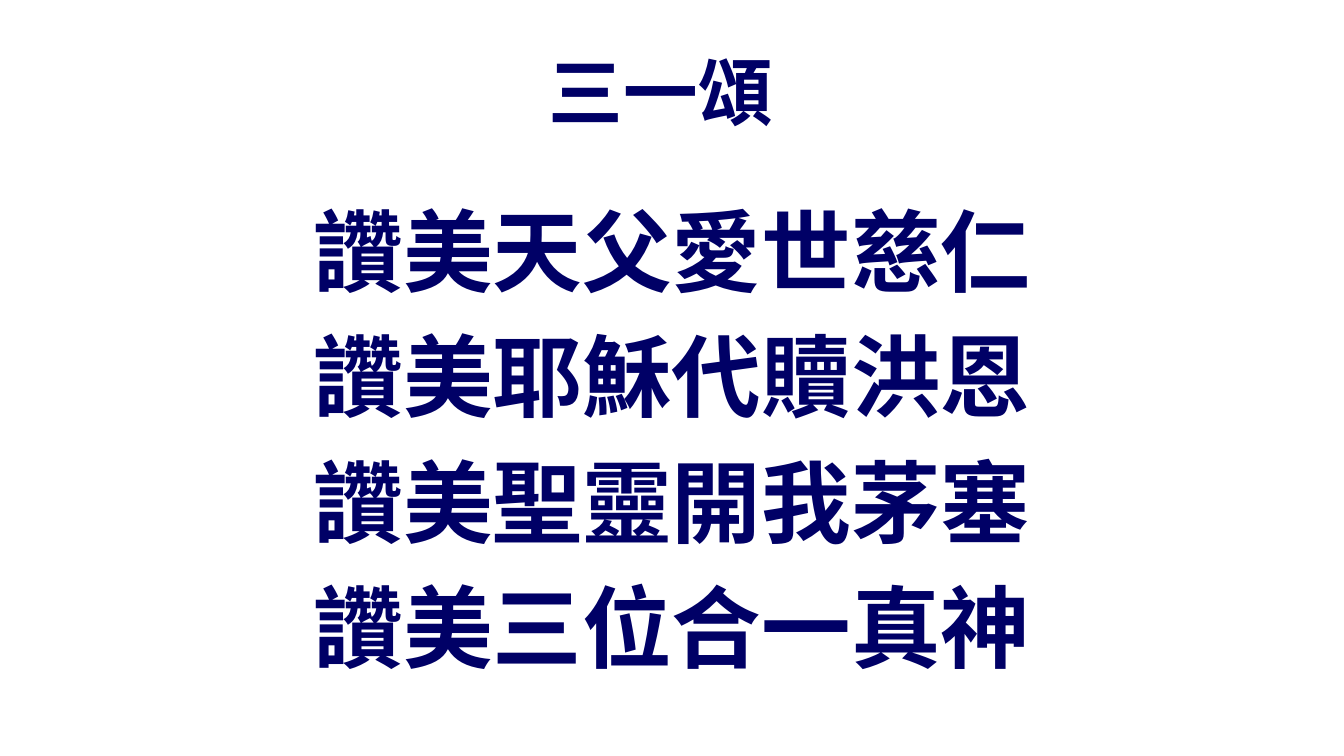
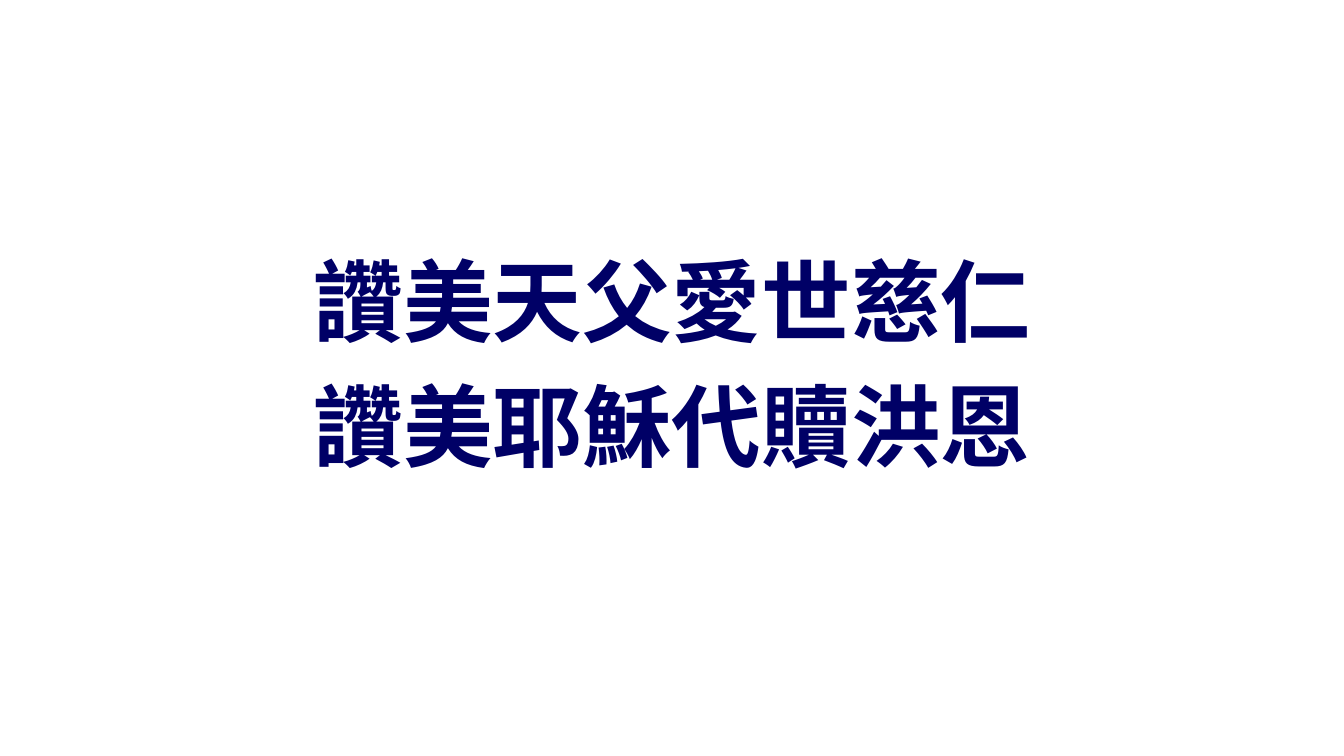
Before and after one commit to batisuoc/other-ppts, a slide deck: slide 22 of 崇拜流程_version02.pptx (slide 21 before the commit). Drawn at 1344x756 pixels with LibreOffice and Linux fonts; fonts in the diff are those of the drawing; background and template pictures are left out. Boxes give left, top, right and bottom in pixels: in the first picture for what was removed or moved away, otherwise in the second. Text is boxed around its words. In the diff, an @@ line names an element or a change of style, - is before the commit and + after.

```diff
--- a/崇拜流程_version02.pptx
+++ b/崇拜流程_version02.pptx
@@ title removed at (549, 58, 773, 126) @@
-三一頌
@@ text "讚美天父愛世慈仁": place and size @@
-text "讚美天父愛世慈仁" at (314, 208, 1031, 669)
+text "讚美天父愛世慈仁" at (314, 258, 1031, 469)
@@ text "讚美天父愛世慈仁" at (314, 258, 1031, 469): vertical alignment top to middle @@
@@ text at (314, 458, 1031, 669): paragraphs removed @@
-讚美聖靈開我茅塞
-讚美三位合一真神
```
Also in this commit, not shown: 7 other slides changed, 11 slides added, 1 other file.
